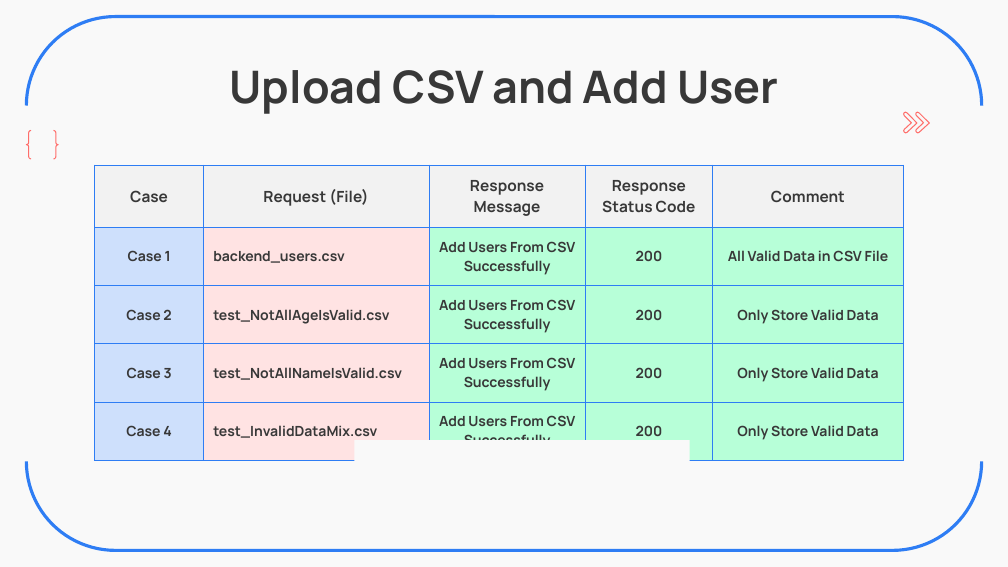
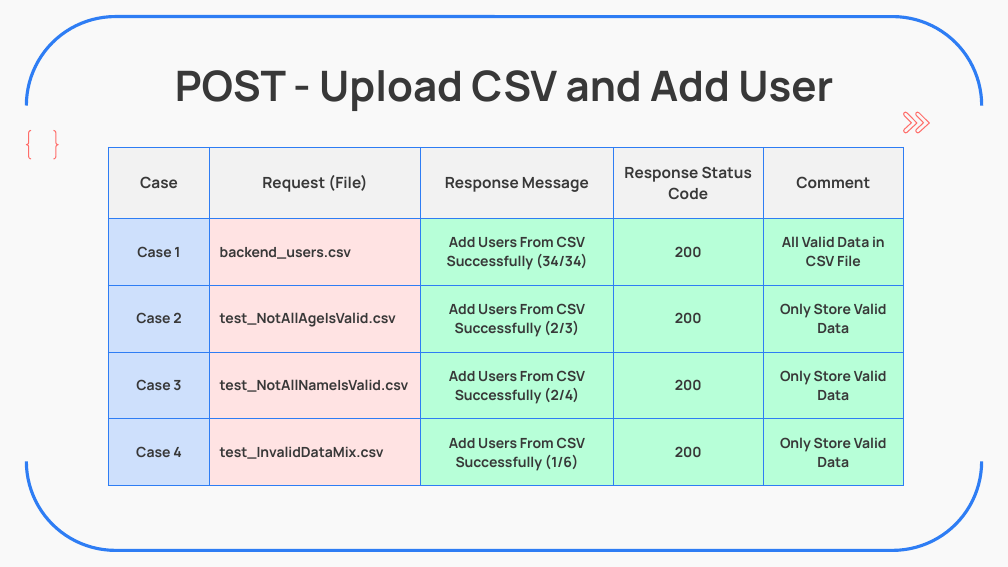
Before and after one commit to ZavierHuang/RESTFUL-API-DESIGN, a slide deck: slide 12 of 黃昱叡_SW2_Backend_Practice.pptx. Drawn at 1008x567 pixels with LibreOffice and Linux fonts; fonts in the diff are those of the drawing. Boxes give left, top, right and bottom in pixels: in the first picture for what was removed or moved away, otherwise in the second. Text is boxed around its words. In the diff, an @@ line names an element or a change of style, - is before the commit and + after.

```diff
--- a/黃昱叡_SW2_Backend_Practice.pptx
+++ b/黃昱叡_SW2_Backend_Practice.pptx
@@ title at (175, 70, 833, 111): text changed; size 32 to 30 pt @@
-Upload CSV and Add User
+POST - Upload CSV and Add User
@@ table at (109, 147, 903, 486) @@
-row 2, column 3: Add Users From CSV Successfully
+row 2, column 3: Add Users From CSV Successfully (34/34)
-row 3, column 3: Add Users From CSV Successfully
+row 3, column 3: Add Users From CSV Successfully (2/3)
-row 4, column 3: Add Users From CSV Successfully
+row 4, column 3: Add Users From CSV Successfully (2/4)
-row 5, column 3: Add Users From CSV Successfully
+row 5, column 3: Add Users From CSV Successfully (1/6)
@@ table: place and size @@
-table at (95, 165, 903, 444)
+table at (109, 147, 903, 486)
@@ rectangle: place and size @@
-rectangle at (355, 440, 690, 531)
+rectangle at (360, 440, 696, 531)
```
Also in this commit, not shown: 14 other slides changed, 3 other files.
